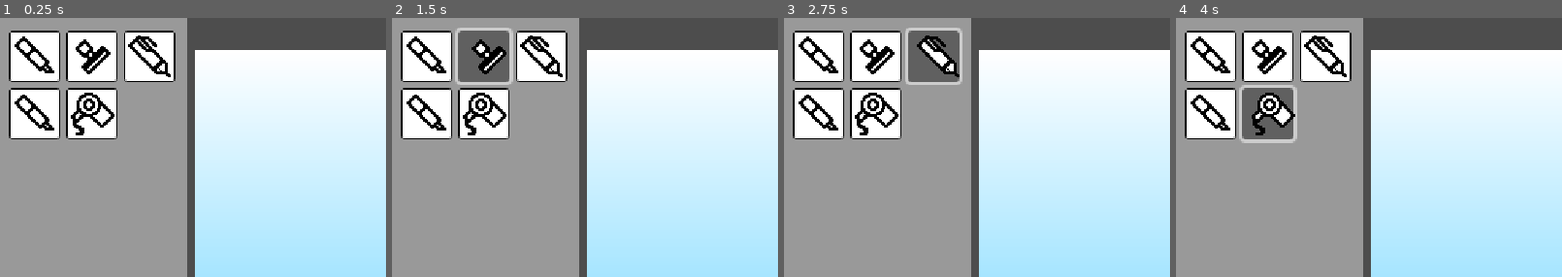
Above: before the commit, frames 1-4 (left to right).
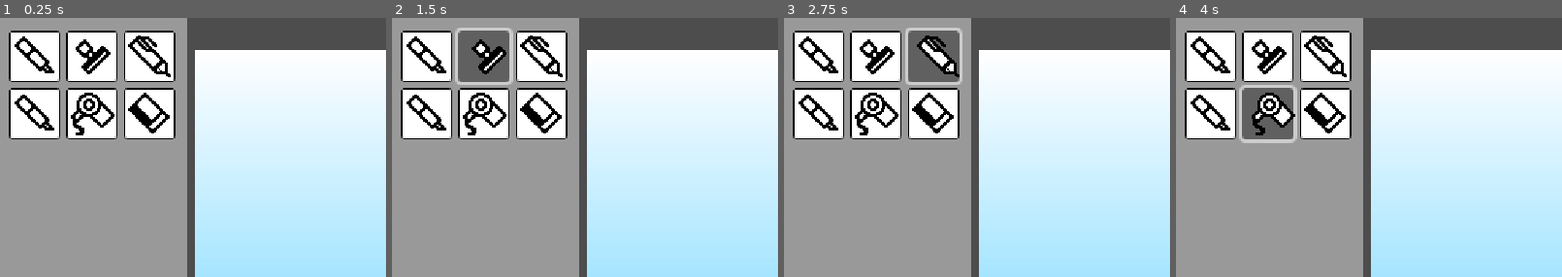
Above: after the commit, the same moments.

Repository: argonaut8/GGJ_2024
Game: Godot game, scene res://src/studio.tscn
The game is run twice, just before and just after one commit, with the same random seed, the same clock (stepped at 60 frames per second) and the same inputs.
Inputs (mouse positions are % of the whole screen's width and height, from its top left):
- Up to frame 1 (0.25 s): no input
- Up to frame 2 (1.5 s): click (4, 7) at 0.5 s; click (12, 7) at 1.27 s
- Up to frame 3 (2.75 s): click (19, 7) at 2.02 s
- Up to frame 4 (4 s): click (4, 18) at 2.77 s; click (12, 18) at 3.52 s
The pictures show only the part of the screen within x 0-50%, y 0-50%; the shares and areas given below are measured in that part.

The runs differ from the first frame. In frame 1, 2.6% of the frame differs, in the area x 32-46%, y 26-47%; in frame 2, 2.6%; in frame 3, 2.6%; in frame 4, 2.6%.

Commit message:
add smudge eraser

Diff:
--- a/src/studio.gd
+++ b/src/studio.gd
@@ -37,6 +37,7 @@
 	tools.append(Pen.new(canvas))
 	tools.append(Marker.new(canvas))
 	tools.append(Hairdryer.new(canvas))
+	tools.append(SmudgeEraser.new(canvas))
 	SignalBus.set_available_tools.emit(tools)
 
 # Called every frame. 'delta' is the elapsed time since the previous frame.
--- /dev/null
+++ b/src/tools/smudge_eraser.gd
@@ -0,0 +1,64 @@
+class_name SmudgeEraser
+extends Tool
+
+
+var is_clicked: bool = false
+var prev_mouse_position: Vector2
+
+func _init(canvas: Image) -> void:
+	super._init(canvas)
+	color = Color.TRANSPARENT
+	tool_size = 5
+	sprite.texture = load("res://assets/tools/button13.png")
+
+
+func _unhandled_input(event) -> void:
+	if event is InputEventMouseButton:
+		if event.get_button_index() == MOUSE_BUTTON_LEFT:
+			if event.pressed:
+				is_clicked = true
+				prev_mouse_position = event.position.round()
+
+				_gauss_blur_point_zone(prev_mouse_position.x, prev_mouse_position.y, tool_size)
+				draw_pixels(edited_pixels)
+			else:
+				is_clicked = false
+	elif event is InputEventMouseMotion and is_clicked:
+		var brushPosition = prev_mouse_position
+		var smearDirection: Vector2 = (event.position - brushPosition).normalized() * 20
+		var theta : float = randf() * 2 * PI
+		var startPosition = (brushPosition + Vector2(cos(theta), sin(theta)) * sqrt(randf()) * 20).round()
+		startPosition.x = clamp(startPosition.x, 0, canvas_ref.get_width() - 1)
+		startPosition.y = clamp(startPosition.y, 0, canvas_ref.get_height() - 1)
+		var midPosition = startPosition
+		var endPosition = startPosition + smearDirection
+		var canvas_color = canvas_ref.get_pixelv(startPosition)
+		while (brushPosition - event.position).length() > 0.0:
+			_gauss_blur_point_zone(brushPosition.round().x, brushPosition.round().y, tool_size)
+			brushPosition = brushPosition.move_toward(event.position, 1)
+		draw_pixels(edited_pixels)
+		prev_mouse_position = event.position
+
+
+func _gauss_blur_point_zone(x:int, y:int, r:int) -> void:
+	var viewport_size = get_viewport_rect().size
+	if x < 0 and x > viewport_size.x and y < 0 and y > viewport_size.y: return
+	var center_pixel_color = canvas_ref.get_pixel(x,y)
+	var avg_r = 0
+	var avg_g = 0
+	var avg_b = 0
+	var avg_a = 0
+	for i in range(max(x-r, 0), min(x+r, viewport_size.x)):
+		for j in range(max(y-r, 0), min(y+r, viewport_size.y)):
+			var near_color = canvas_ref.get_pixel(i,j)
+			avg_r += near_color.r
+			avg_g += near_color.g
+			avg_b += near_color.b
+			avg_a += near_color.a
+
+	var sq = r*r
+	center_pixel_color.r = avg_r / sq
+	center_pixel_color.g = avg_g / sq
+	center_pixel_color.b = avg_b / sq
+	center_pixel_color.a = avg_a / sq
+	edited_pixels[Vector2i(x, y)] = center_pixel_color
